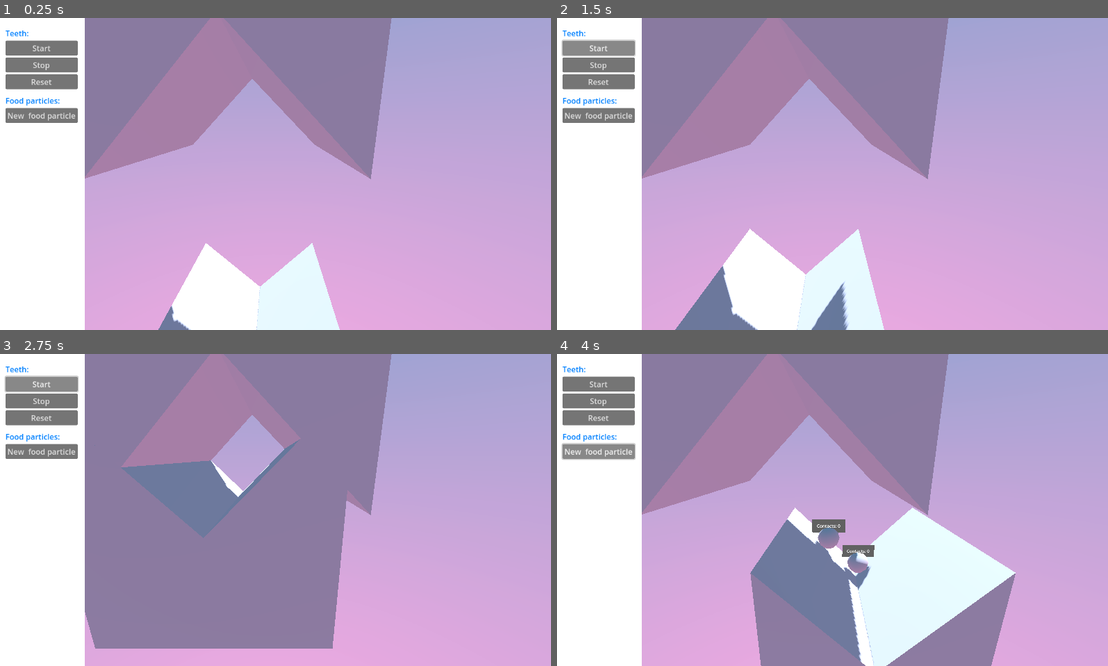
Above: before the commit, frames 1-4 (two rows, left to right).
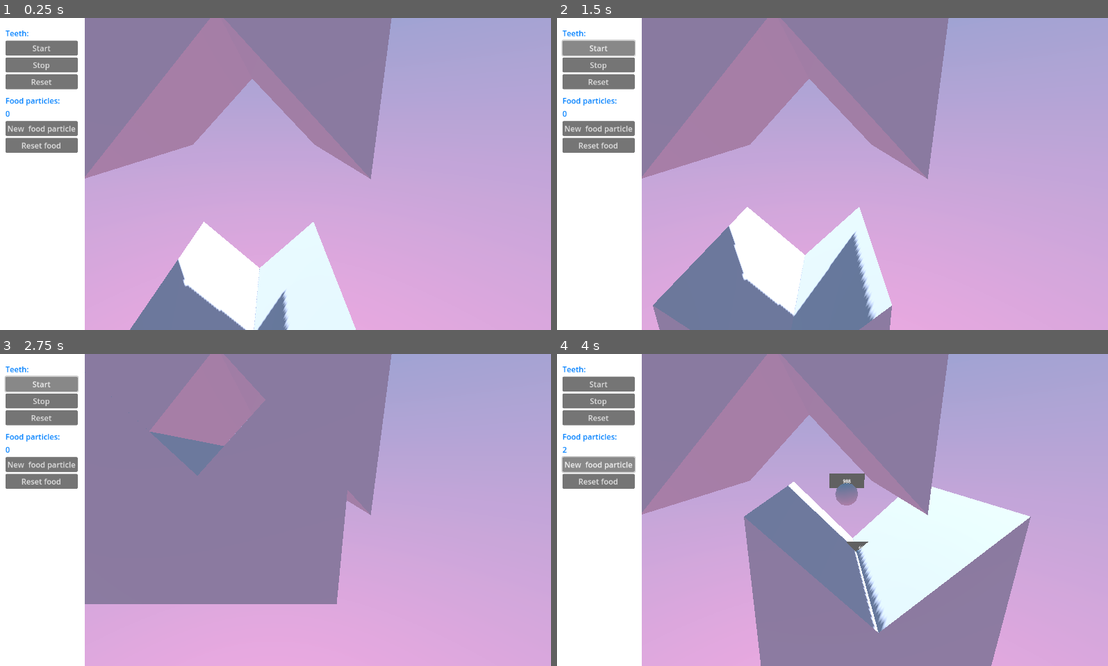
Above: after the commit, the same moments.

Repository: nialsiG/CHEETA
Game: Godot game, scene res://Scenes/world.tscn
Two runs of this game, one before a commit and one after it. Both use one fixed random seed, a clock stepped at 60 frames per second and the inputs below.
Inputs (mouse positions are in pixels of both pictures, inside the frame that each line leads up to):
- Up to frame 1 (0.25 s): no input
- Up to frame 2 (1.5 s): click (601, 145) at 0.5 s, where only the run after the commit has a clickable "Reset food"; click "Start" at 1.25 s
- Up to frame 3 (2.75 s): click "Start" at 2 s
- Up to frame 4 (4 s): click "New food particle" at 2.75 s; click "New food particle" at 3.5 s

The runs differ from the first frame. In frame 1, 6.4% of the frame differs, in the area x 1-65%, y 28-100%; in frame 2, 9.5%; in frame 3, 14%; in frame 4, 15%, in the area x 0-87%, y 28-100%.

Commit message:
fragmenting completed

Diff:
--- a/Cheeta/Scenes/food_manager.gd
+++ b/Cheeta/Scenes/food_manager.gd
@@ -1,11 +1,21 @@
 class_name FoodManager extends Node
+
+signal SetFoodParticleCount
 
 const enums = preload("res://Scenes/enums.gd")
 
 @onready var food_prefab = load("res://Scenes/food_particle.tscn")
+@onready var food_items: Array
 
-func GenerateFood(_size: enums.size):
+func GenerateFood(_size: enums.size, _position: Vector3 = Vector3.ZERO):
 	var food_instance = food_prefab.instantiate()
-	food_instance.position = Vector3.ZERO
+	food_instance.position = _position
 	food_instance.initial_size = _size
+	food_instance.CopyFood.connect(GenerateFood)
 	add_child(food_instance)
+	food_items.append(food_instance)
+	SetFoodParticleCount.emit(food_items.size())
+
+func ResetFood():
+	food_items.clear()
+	SetFoodParticleCount.emit(0)
--- a/Cheeta/Scenes/food_particle.gd
+++ b/Cheeta/Scenes/food_particle.gd
@@ -1,14 +1,17 @@
 class_name FoodParticle extends CharacterBody3D
 
 const enums = preload("res://Scenes/enums.gd")
+signal CopyFood
 
 @export var initial_size: enums.size = enums.size.S5
 @export var size_factor: float = 0.1
 
 @onready var sphere_mesh: CSGSphere3D = $CSGSphere3D
 @onready var collision_shape: CollisionShape3D = $CollisionShape3D
-@onready var health: float
 @onready var current_size = initial_size
+
+@onready var health: int
+@onready var label: Label = $sticker/SubViewport/Label
 
 func _ready():
 	UpdateSize(initial_size)
@@ -17,34 +20,47 @@
 	# Add the gravity.
 	velocity += get_gravity() * delta
 	move_and_slide()
+	# Detect collisions
+	var collisions = get_slide_collision_count()
+	if (collisions > 2):
+		TakeDamage(collisions)
 
 func UpdateSize(_size: enums.size):
+	print("current size = ", current_size)
 	var radius: float
 	match _size:
 		enums.size.S1:
 			radius = 1
-			health = 100
+			health = 1000
 		enums.size.S2:
 			radius = 2
-			health = 100
+			health = 1000
 		enums.size.S3:
 			radius = 3
-			health = 100
+			health = 1000
 		enums.size.S4:
 			radius = 4
-			health = 100
+			health = 1000
 		enums.size.S5:
 			radius = 5
-			health = 100
+			health = 1000
 		_:
 			radius = 1
-			health = 100
+			health = 1000
 	sphere_mesh.radius = radius * size_factor
 	collision_shape.shape.radius = radius * size_factor
+	UpdateLabel()
 
-func TakeDamage(amount: float):
+func TakeDamage(amount: int):
 	health -= amount
+	UpdateLabel()
 	if health < 0:
-		current_size = current_size - 1 % enums.size.size()
-		print(current_size)
-		UpdateSize(current_size)
+		current_size -= 1
+		if current_size < 0:
+			queue_free()
+		else:
+			UpdateSize(current_size)
+			CopyFood.emit(current_size, position)
+
+func UpdateLabel():
+	label.text = str(health)
--- a/Cheeta/Scenes/food_particle.tscn
+++ b/Cheeta/Scenes/food_particle.tscn
@@ -9,6 +9,8 @@
 viewport_path = NodePath("sticker/SubViewport")
 
 [node name="food_particle" type="CharacterBody3D"]
+floor_block_on_wall = false
+floor_max_angle = 0.0
 script = ExtResource("1_q2npe")
 
 [node name="CSGSphere3D" type="CSGSphere3D" parent="."]
@@ -29,7 +31,7 @@
 anchor_bottom = 1.0
 grow_horizontal = 2
 grow_vertical = 2
-text = "Contacts: 0"
+text = "100"
 horizontal_alignment = 1
 vertical_alignment = 1
 
--- a/Cheeta/Scenes/lower.gd
+++ b/Cheeta/Scenes/lower.gd
@@ -1,6 +1,6 @@
 extends Node3D
 
-@onready var speed = 5.0
+@onready var speed = 5
 @onready var path = $Path3D/PathFollow3D
 @onready var canMove: bool = false
 
--- a/Cheeta/Scenes/ui_manager.gd
+++ b/Cheeta/Scenes/ui_manager.gd
@@ -4,6 +4,11 @@
 
 @onready var teeth_manager = $"../teeth_manager"
 @onready var food_manager = $"../food_manager"
+@onready var particle_count = $"../CanvasLayer/ColorRect/MarginContainer/VBoxContainer/food_particle_count"
+
+func _ready():
+	food_manager.SetFoodParticleCount.connect(SetParticleCount)
+	SetParticleCount(0)
 
 func _on_start_button_pressed():
 	teeth_manager.StartMoving()
@@ -16,3 +21,9 @@
 
 func _on_spawn_food_button_pressed():
 	food_manager.GenerateFood(enums.size.S4)
+
+func _on_reset_food_button_pressed():
+	food_manager.ResetFood()
+
+func SetParticleCount(count: int):
+	particle_count.text = str(count)
--- a/Cheeta/Scenes/world.tscn
+++ b/Cheeta/Scenes/world.tscn
@@ -57,7 +57,7 @@
 transform = Transform3D(1, 0, 0, 0, 1, 0, 0, 0, 1, -0.575954, 0, 0)
 
 [node name="lower" type="Node3D" parent="teeth"]
-transform = Transform3D(1, 1.19655e-11, 0, -3.67208e-11, 1, -1.16415e-10, 0, 1.16415e-10, 1, 3, 2, -1.16415e-10)
+transform = Transform3D(1, 1.19655e-11, 0, -3.67208e-11, 1, -1.16415e-10, 0, 1.16415e-10, 1, 3, 3.10635, 1.28796e-10)
 script = ExtResource("1_5bihv")
 
 [node name="Path3D" type="Path3D" parent="teeth/lower"]
@@ -86,10 +86,10 @@
 [node name="CanvasLayer" type="CanvasLayer" parent="."]
 
 [node name="ColorRect" type="ColorRect" parent="CanvasLayer"]
-anchors_preset = 15
-anchor_right = 1.0
+anchors_preset = -1
+anchor_right = 0.161
 anchor_bottom = 1.0
-offset_right = -967.0
+offset_right = -0.472015
 grow_horizontal = 2
 grow_vertical = 2
 
@@ -133,11 +133,21 @@
 theme = ExtResource("7_meqv1")
 text = "Food particles:"
 
+[node name="food_particle_count" type="Label" parent="CanvasLayer/ColorRect/MarginContainer/VBoxContainer"]
+layout_mode = 2
+theme = ExtResource("7_meqv1")
+text = "Food particles:"
+
 [node name="spawn_food_button" type="Button" parent="CanvasLayer/ColorRect/MarginContainer/VBoxContainer"]
 layout_mode = 2
 text = "New  food particle"
+
+[node name="reset_food_button" type="Button" parent="CanvasLayer/ColorRect/MarginContainer/VBoxContainer"]
+layout_mode = 2
+text = "Reset food"
 
 [connection signal="pressed" from="CanvasLayer/ColorRect/MarginContainer/VBoxContainer/start_button" to="ui_manager" method="_on_start_button_pressed"]
 [connection signal="pressed" from="CanvasLayer/ColorRect/MarginContainer/VBoxContainer/stop_button" to="ui_manager" method="_on_stop_button_pressed"]
 [connection signal="pressed" from="CanvasLayer/ColorRect/MarginContainer/VBoxContainer/reset_button" to="ui_manager" method="_on_reset_button_pressed"]
 [connection signal="pressed" from="CanvasLayer/ColorRect/MarginContainer/VBoxContainer/spawn_food_button" to="ui_manager" method="_on_spawn_food_button_pressed"]
+[connection signal="pressed" from="CanvasLayer/ColorRect/MarginContainer/VBoxContainer/reset_food_button" to="ui_manager" method="_on_reset_food_button_pressed"]
